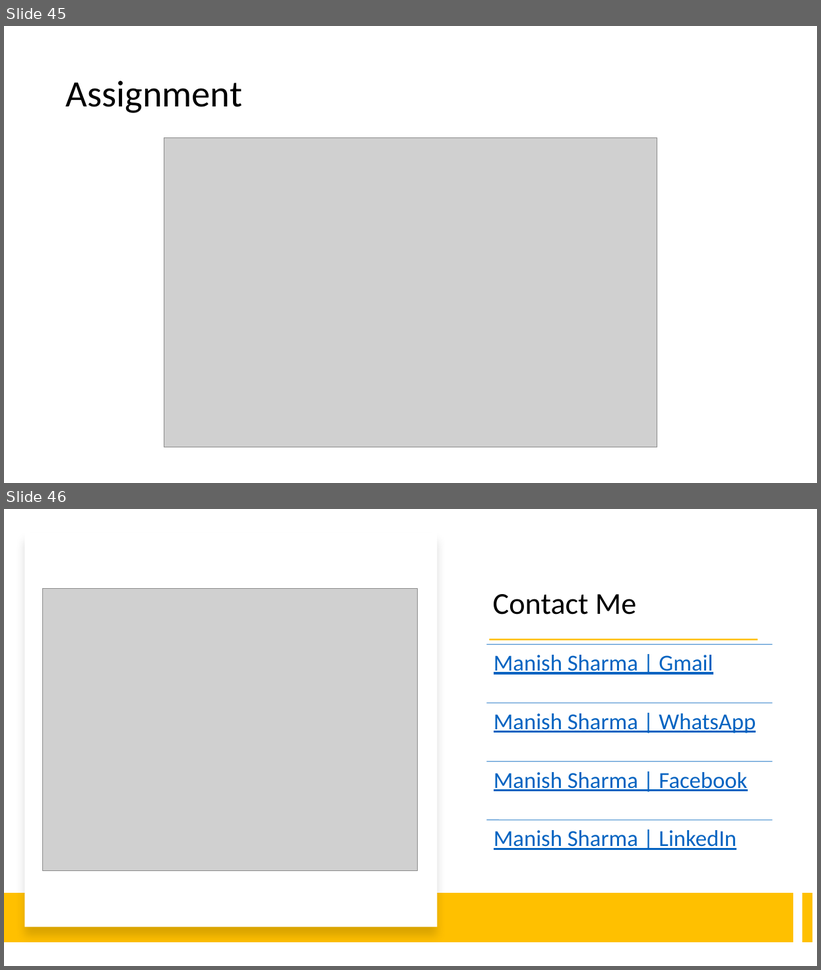
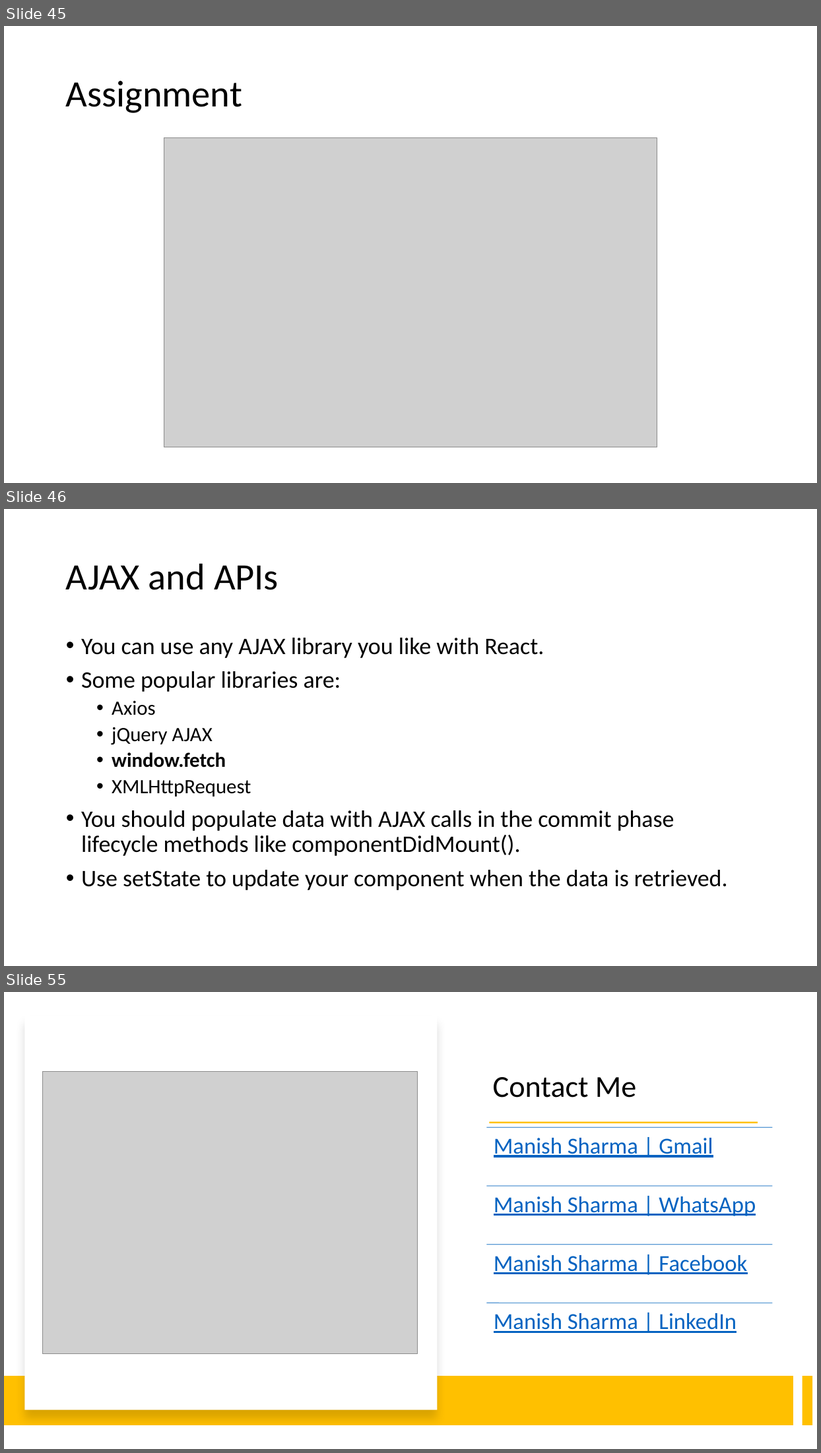
Before and after one commit to manishvbn/ReactJS_Jul22, a slide deck: Notes/React.pptx. Shown one above the other, each under a label of ours: slides 45 and 46 before the commit, slides 45, 46 and 55 after it; the slides between them are not shown. The pictures are 821x970 and 821x1453 pixels, drawn with LibreOffice and Linux fonts; fonts in the diff are those of the drawing; grey boxes stand for pictures. Boxes give left, top, right and bottom in pixels: in the first picture for what was removed or moved away, otherwise in the second. Text is boxed around its words. In the diff, an @@ line names an element or a change of style, - is before the commit and + after.

```diff
--- a/Notes/React.pptx
+++ b/Notes/React.pptx
@@ slide 46 added at (4, 509, 817, 966), background #FFFFFF @@
@@ title added at (66, 563, 279, 590), 44 pt, text #000000 @@
+AJAX and APIs
@@ text added at (81, 638, 728, 890), 28 pt, text #000000 @@
+• You can use any AJAX library you like with React.
+• Some popular libraries are:
+  • Axios
+  • jQuery AJAX
+  • window.fetch
+  • XMLHttpRequest
+• You should populate data with AJAX calls in the commit phase lifecycle methods like componentDidMount().
+• Use setState to update your component when the data is retrieved.
@@ what was slide 46 is now slide 55 @@
```
Also in this commit, not shown: 8 other slides added.
